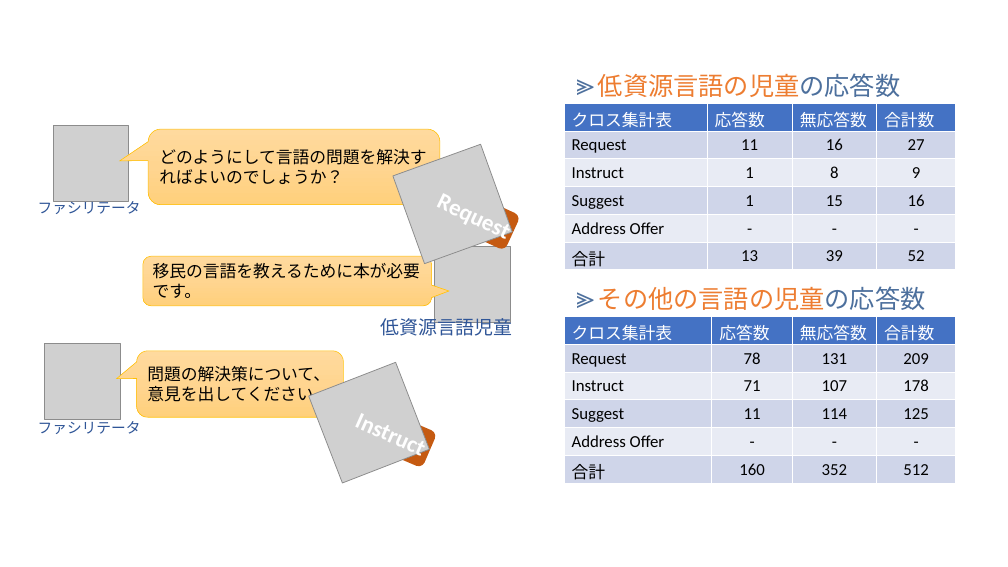
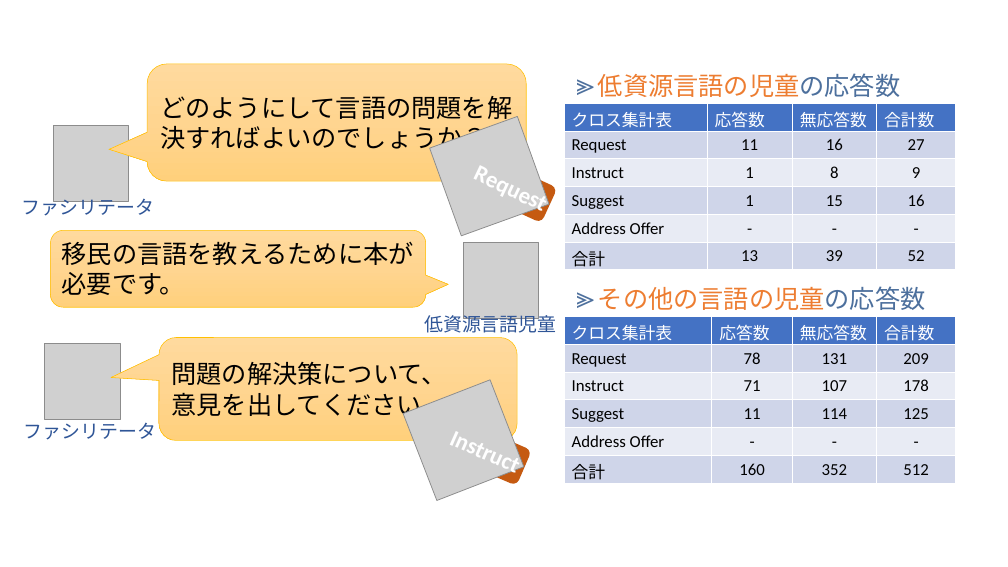
Before and after one commit to si-ritsumei/labweb, a slide deck: slide 22 of docs/img/research/all5.pptx (slide 20 before the commit). Drawn at 1008x567 pixels with LibreOffice and Linux fonts; fonts in the diff are those of the drawing; grey boxes stand for pictures. Boxes give left, top, right and bottom in pixels: in the first picture for what was removed or moved away, otherwise in the second. Text is boxed around its words. In the diff, an @@ line names an element or a change of style, - is before the commit and + after.

Commit message:
Powerpoint for images

```diff
--- a/docs/img/research/all5.pptx
+++ b/docs/img/research/all5.pptx
@@ rounded speech box "どのようにして言語の問題を解決すればよいのでしょうか？": place and size @@
-rounded speech box "どのようにして言語の問題を解決すればよいのでしょうか？" at <box>148,129,440,205</box>
+rounded speech box "どのようにして言語の問題を解決すればよいのでしょうか？" at <box>147,64,526,181</box>
@@ rounded speech box "どのようにして言語の問題を解決すればよいのでしょうか？" at <box>147,64,526,181</box>: size 16 to 24 pt; proportions changed @@
@@ picture: place and size @@
-picture at <box>393,144,512,263</box>
+picture at <box>430,116,549,235</box>
@@ rounded rectangle: place and size @@
-rounded rectangle at <box>450,191,521,251</box>
+rounded rectangle at <box>487,163,558,223</box>
@@ text "ファシリテータ": place and size @@
-text "ファシリテータ" at <box>38,198,141,214</box>
+text "ファシリテータ" at <box>22,195,154,216</box>
@@ text "ファシリテータ" at <box>22,195,154,216</box>: size 14 to 18 pt @@
@@ rounded speech box "移民の言語を教えるために本が必要です。": place and size @@
-rounded speech box "移民の言語を教えるために本が必要です。" at <box>143,256,432,306</box>
+rounded speech box "移民の言語を教えるために本が必要です。" at <box>51,231,426,308</box>
@@ rounded speech box "移民の言語を教えるために本が必要です。" at <box>51,231,426,308</box>: size 16 to 24 pt @@
@@ picture: place and size @@
-picture at <box>435,247,510,323</box>
+picture at <box>464,243,539,318</box>
@@ text "低資源言語児童": place and size @@
-text "低資源言語児童" at <box>380,315,512,336</box>
+text "低資源言語児童" at <box>424,311,556,333</box>
@@ rounded speech box "問題の解決策について、" at <box>159,337,517,440</box>: size 16 to 24 pt; proportions changed @@
@@ rounded speech box "問題の解決策について、": place and size @@
-rounded speech box "問題の解決策について、" at <box>137,351,344,417</box>
+rounded speech box "問題の解決策について、" at <box>159,337,517,440</box>
@@ picture: place and size @@
-picture at <box>308,362,429,483</box>
+picture at <box>403,380,523,501</box>
@@ text "ファシリテータ" at <box>24,419,156,440</box>: size 14 to 18 pt @@
@@ text "ファシリテータ": place and size @@
-text "ファシリテータ" at <box>38,419,141,434</box>
+text "ファシリテータ" at <box>24,419,156,440</box>
@@ rounded rectangle: place and size @@
-rounded rectangle at <box>367,409,437,468</box>
+rounded rectangle at <box>461,427,532,486</box>
```
Also in this commit, not shown: 5 slides added, 1 other file.
